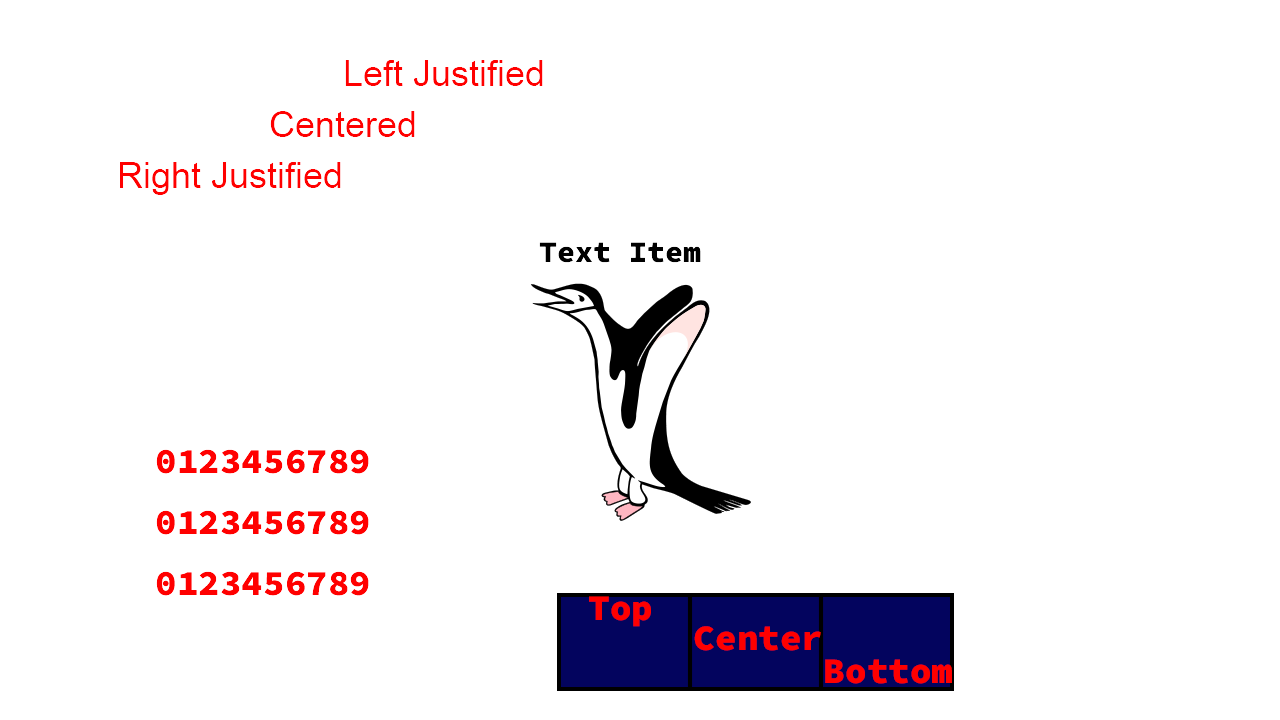
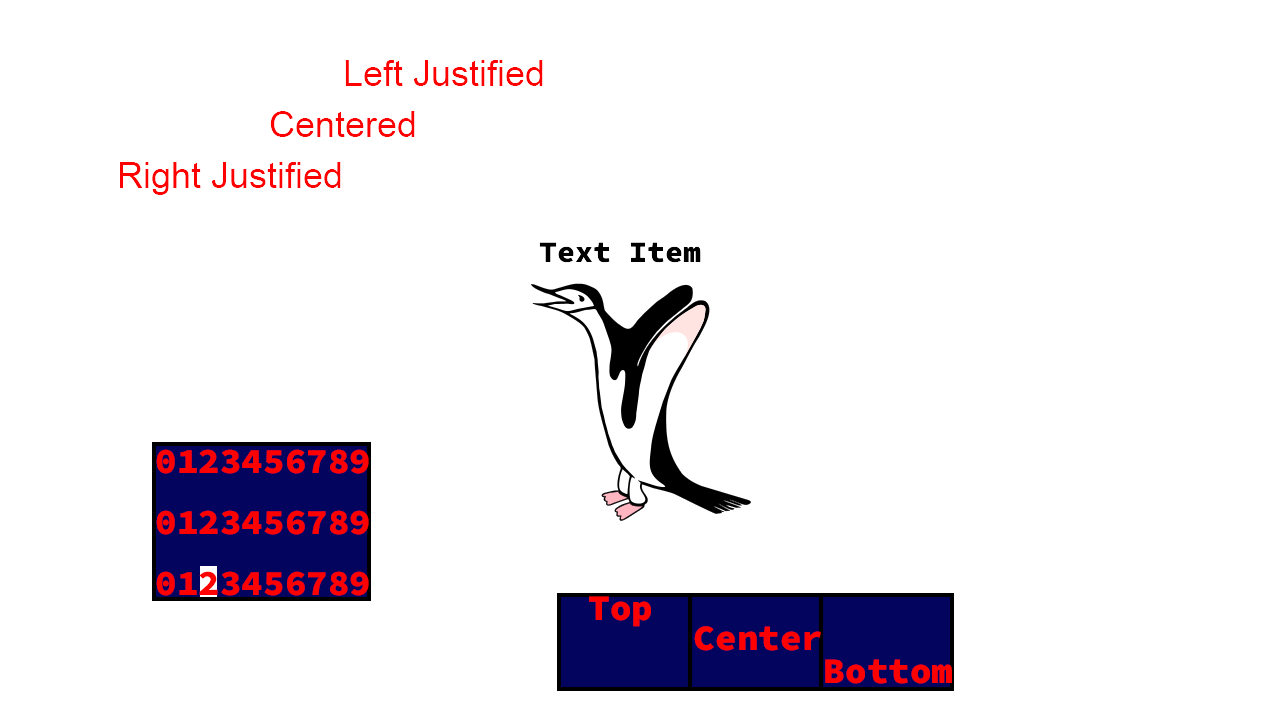
The second 1280 × 720 image is a revision of the first. Changes to its layers:
added layer "Rectangle 2" above "sourceCode1" over (200, 571, 217, 592)
added layer "Rectangle-2" over (152, 442, 371, 601)